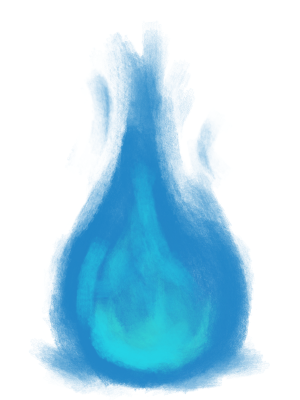
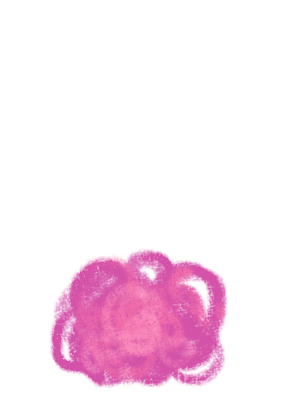
Comparing the layer stacks of the two w=300, h=400 images. Changes:
added layer "Pintar camada 3" above "Pintar camada 1" over [28, 192, 256, 400]
hid "Pintar camada 1", painted on it over [28, 20, 270, 400]
